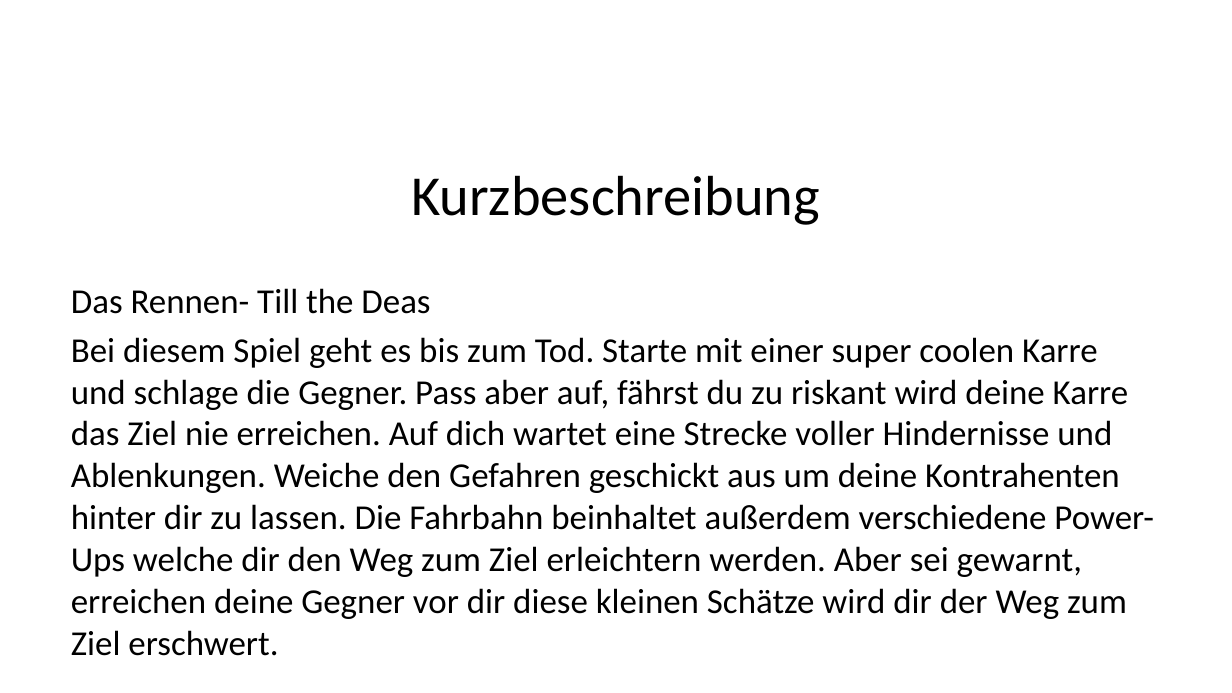
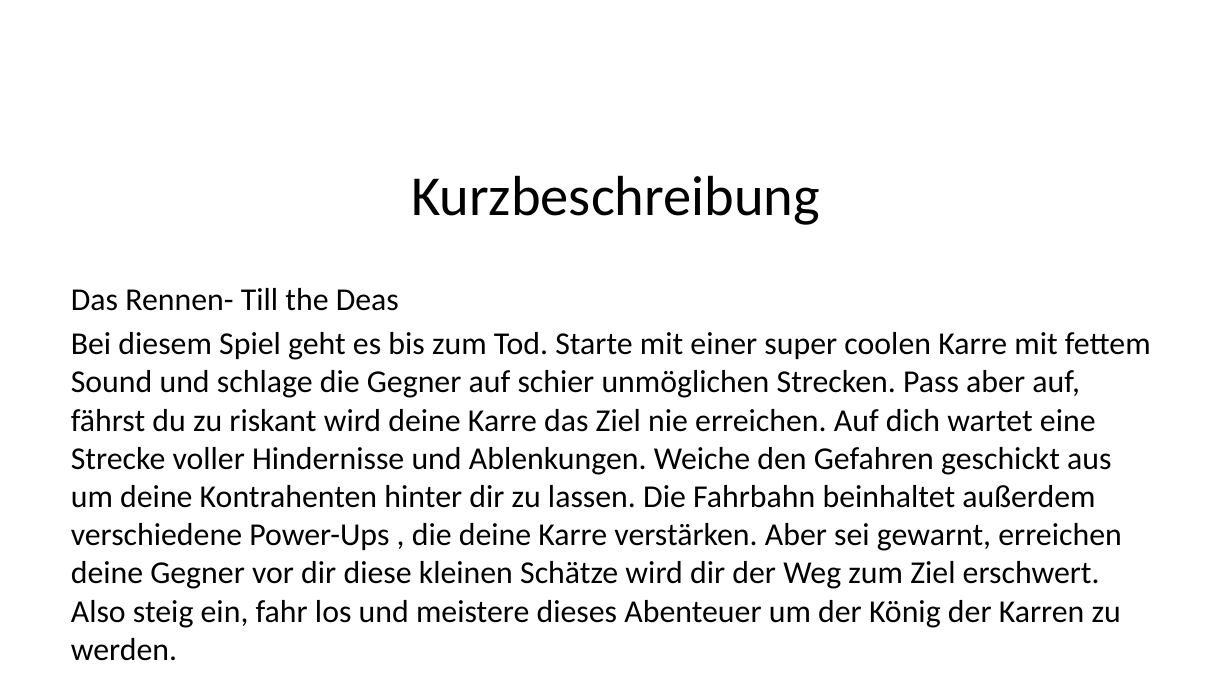
Before and after one commit to fdai3905/GDV2015, a slide deck: slide 3 of Planung/GDV- Das Projekt2.0.pptx. Drawn at 1232x693 pixels with LibreOffice and Linux fonts; fonts in the diff are those of the drawing; background and template pictures are left out. Boxes give left, top, right and bottom in pixels: in the first picture for what was removed or moved away, otherwise in the second. Text is boxed around its words. In the diff, an @@ line names an element or a change of style, - is before the commit and + after.

Commit message:
überarbeitung 1

```diff
--- a/Planung/GDV- Das Projekt2.0.pptx
+++ b/Planung/GDV- Das Projekt2.0.pptx
@@ text at (x1=71, y1=288, x2=399, y2=311): size 27.2 to 24.8 pt in "Das Rennen- Till the Deas" @@
@@ text at (x1=71, y1=332, x2=1151, y2=628): text changed; size 27.2 to 24.8 pt @@
-Bei diesem Spiel geht es bis zum Tod. Starte mit einer super coolen Karre und schlage die Gegner. Pass aber auf, fährst du zu riskant wird deine Karre das Ziel nie erreichen. Auf dich wartet eine Strecke voller Hindernisse und Ablenkungen. Weiche den Gefahren geschickt aus um deine Kontrahenten hinter dir zu lassen. Die Fahrbahn beinhaltet außerdem verschiedene Power-Ups welche dir den Weg zum Ziel erleichtern werden. Aber sei gewarnt, erreichen deine Gegner vor dir diese kleinen Schätze wird dir der Weg zum Ziel erschwert.
+Bei diesem Spiel geht es bis zum Tod. Starte mit einer super coolen Karre mit fettem Sound und schlage die Gegner auf schier unmöglichen Strecken. Pass aber auf, fährst du zu riskant wird deine Karre das Ziel nie erreichen. Auf dich wartet eine Strecke voller Hindernisse und Ablenkungen. Weiche den Gefahren geschickt aus um deine Kontrahenten hinter dir zu lassen. Die Fahrbahn beinhaltet außerdem verschiedene Power-Ups , die deine Karre verstärken. Aber sei gewarnt, erreichen deine Gegner vor dir diese kleinen Schätze wird dir der Weg zum Ziel erschwert. Also steig ein, fahr los und meistere dieses Abenteuer um der König der Karren zu werden.
```
